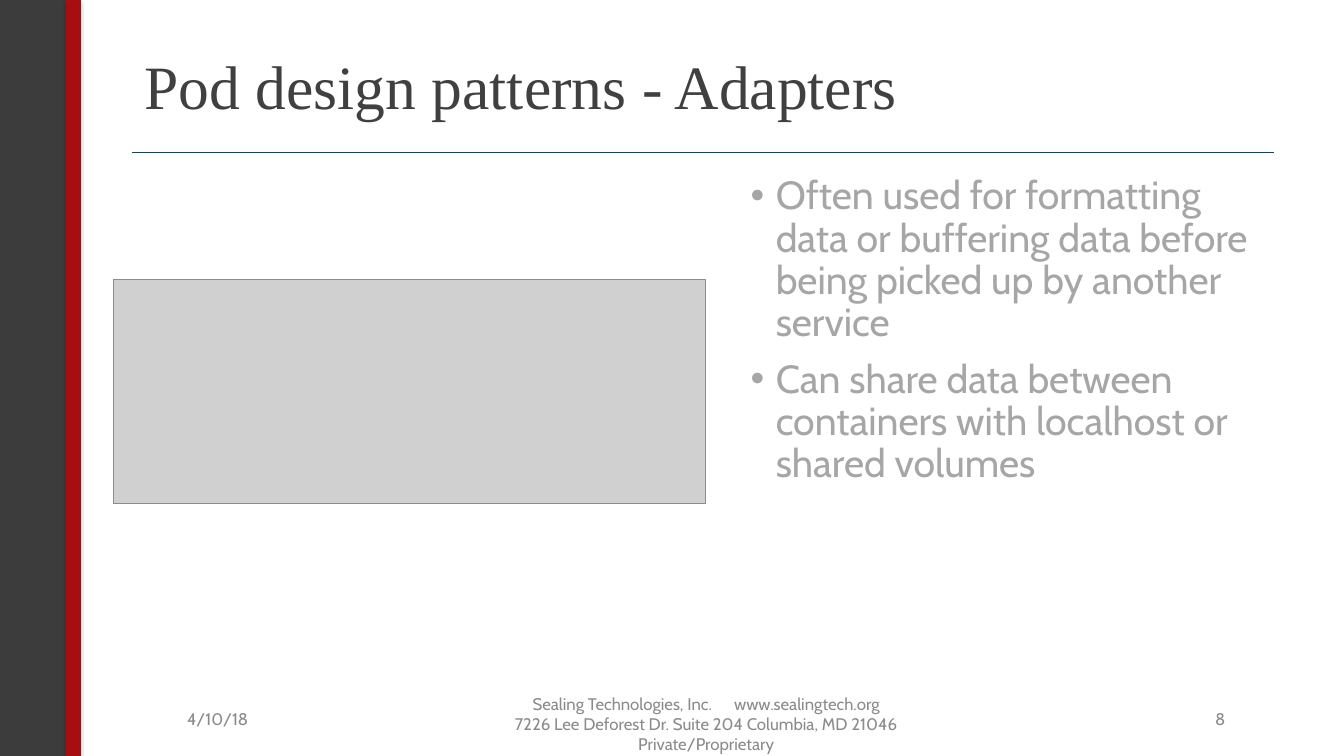
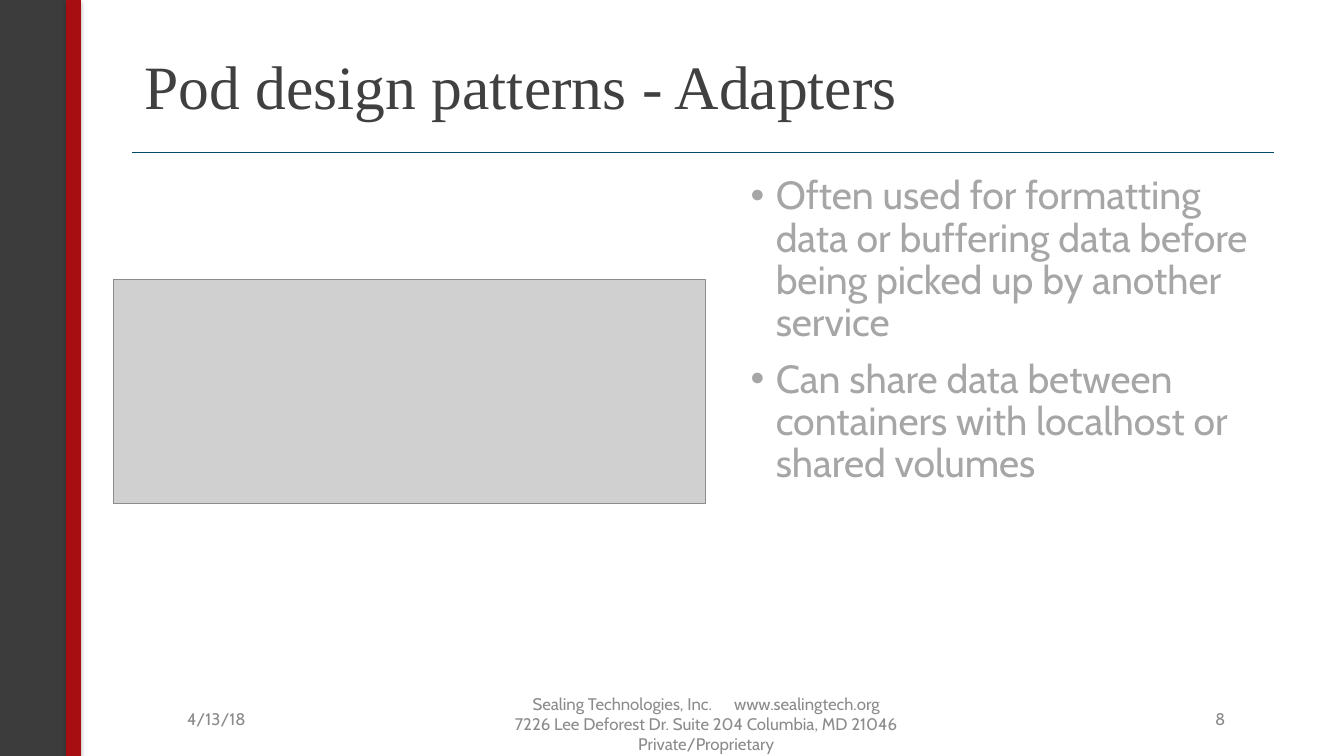
Before and after one commit to sealingtech/kubernetes_training, a slide deck: slide 8 of presentation/kubernetes.pptx. Drawn at 1344x756 pixels with LibreOffice and Linux fonts; fonts in the diff are those of the drawing; grey boxes stand for pictures. Boxes give left, top, right and bottom in pixels: in the first picture for what was removed or moved away, otherwise in the second. Text is boxed around its words. In the diff, an @@ line names an element or a change of style, - is before the commit and + after.

```diff
--- a/presentation/kubernetes.pptx
+++ b/presentation/kubernetes.pptx
@@ text at (187,713,246,727): text changed @@
-4/10/18
+4/13/18
```
Also in this commit, not shown: 4 other slides changed, 3 other files.
